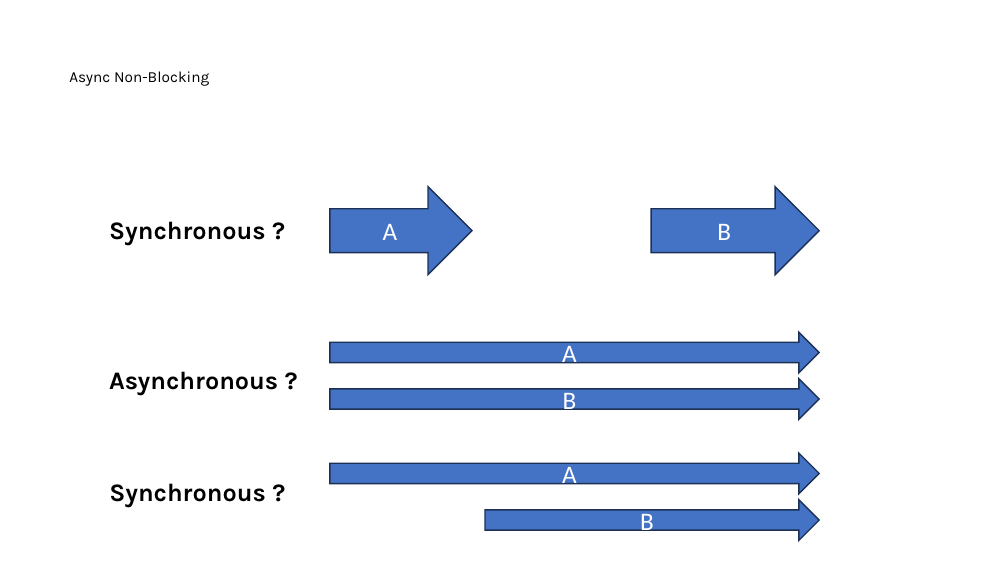
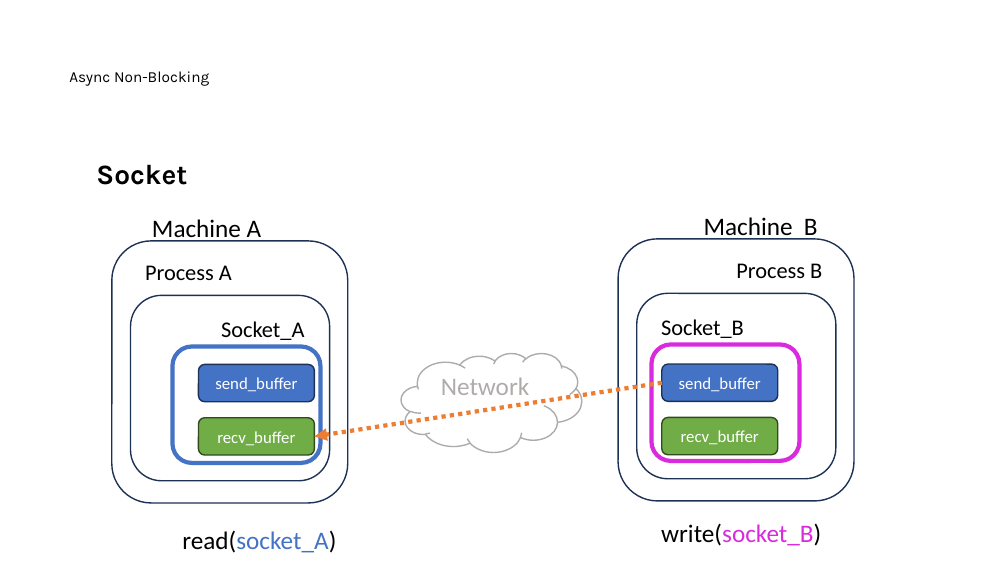
Before and after one commit to nayasis/fastcampus-hyper-webflux, a slide deck: slide 13 of 99.ppt/[Ch4-1. 비동기 서비스 소개] 1-2. 비동기 호출이란 ~ 1-3. Servlet_Reactive.pptx (slide 8 before the commit). Drawn at 1008x567 pixels with LibreOffice and Linux fonts; fonts in the diff are those of the drawing; background and template pictures are left out. Boxes give left, top, right and bottom in pixels: in the first picture for what was removed or moved away, otherwise in the second. Text is boxed around its words. In the diff, an @@ line names an element or a change of style, - is before the commit and + after.

```diff
--- a/99.ppt/[Ch4-1. 비동기 서비스 소개] 1-2. 비동기 호출이란 ~ 1-3. Servlet_Reactive.pptx
+++ b/99.ppt/[Ch4-1. 비동기 서비스 소개] 1-2. 비동기 호출이란 ~ 1-3. Servlet_Reactive.pptx
@@ text added at box(96, 164, 187, 185), 20 pt, text #000000, bold @@
+Socket
@@ right arrow removed at box(330, 186, 472, 274) @@
-A
@@ right arrow removed at box(651, 186, 820, 274) @@
-B
@@ text "Machine B": place and size @@
-text "Machine B" at box(330, 379, 818, 419)
+text "Machine B" at box(704, 217, 818, 240)
@@ text "Machine B" at box(704, 217, 818, 240): vertical alignment middle to top; fill #4472C4 to none; outline #1E3256 1 pt to none @@
@@ text removed at box(109, 221, 266, 246) @@
-Synchronous ?
@@ text added at box(152, 219, 262, 242), 18 pt, text #000000 @@
+Machine A
@@ rounded rectangle added at box(618, 239, 854, 501), outline #1E3256 1 pt @@
@@ text at box(704, 217, 818, 240): text changed; text colour #FFFFFF to #000000 @@
-B
+Machine B
@@ rounded rectangle added at box(112, 241, 348, 503), outline #1E3256 1 pt @@
@@ text added at box(145, 265, 232, 280), 16 pt, text #000000 @@
+Process A
@@ text added at box(736, 263, 822, 278), 16 pt, text #000000 @@
+Process B
@@ rounded rectangle added at box(130, 295, 330, 481), outline #1E3256 1 pt @@
@@ rounded rectangle added at box(637, 293, 837, 479), outline #1E3256 1 pt @@
@@ text added at box(221, 321, 304, 340), 16 pt, text #000000 @@
+Socket_A
@@ text added at box(661, 319, 744, 338), 16 pt, text #000000 @@
+Socket_B
@@ rounded rectangle added at box(172, 347, 321, 464), outline #4472C4 3 pt @@
@@ right arrow removed at box(330, 333, 818, 373) @@
-A
@@ cloud added at box(401, 353, 582, 452), fill #FFFFFF, outline #AFABAB 1 pt, 18 pt, text #AFABAB @@
+Network
@@ rounded rectangle added at box(651, 345, 799, 462), outline #DA2ADE 3 pt @@
@@ text removed at box(109, 371, 278, 396) @@
-Asynchronous ?
@@ rounded rectangle added at box(199, 365, 314, 402), fill #4472C4, outline #1E3256 1 pt, 12 pt, text #FFFFFF @@
+send_buffer
@@ arrow added from (662, 383) to (314, 436), #ED7D31 3 pt dashed @@
@@ rounded rectangle added at box(662, 364, 778, 401), fill #4472C4, outline #1E3256 1 pt, 12 pt, text #FFFFFF @@
+send_buffer
@@ rounded rectangle added at box(199, 417, 314, 455), fill #70AD47, outline #314C1F 1 pt, 12 pt, text #FFFFFF @@
+recv_buffer
@@ rounded rectangle added at box(662, 417, 778, 455), fill #70AD47, outline #314C1F 1 pt, 12 pt, text #FFFFFF @@
+recv_buffer
@@ right arrow removed at box(330, 454, 818, 494) @@
-A
@@ text removed at box(109, 483, 266, 508) @@
-Synchronous ?
@@ right arrow removed at box(485, 500, 820, 540) @@
-B
@@ text added at box(182, 530, 336, 553), 18 pt, text #4472C4 @@
+read(socket_A)
@@ text added at box(661, 523, 821, 546), 18 pt, text #DA2ADE @@
+write(socket_B)
```
Also in this commit, not shown: 5 other slides changed, 6 slides added, 2 slides removed.
